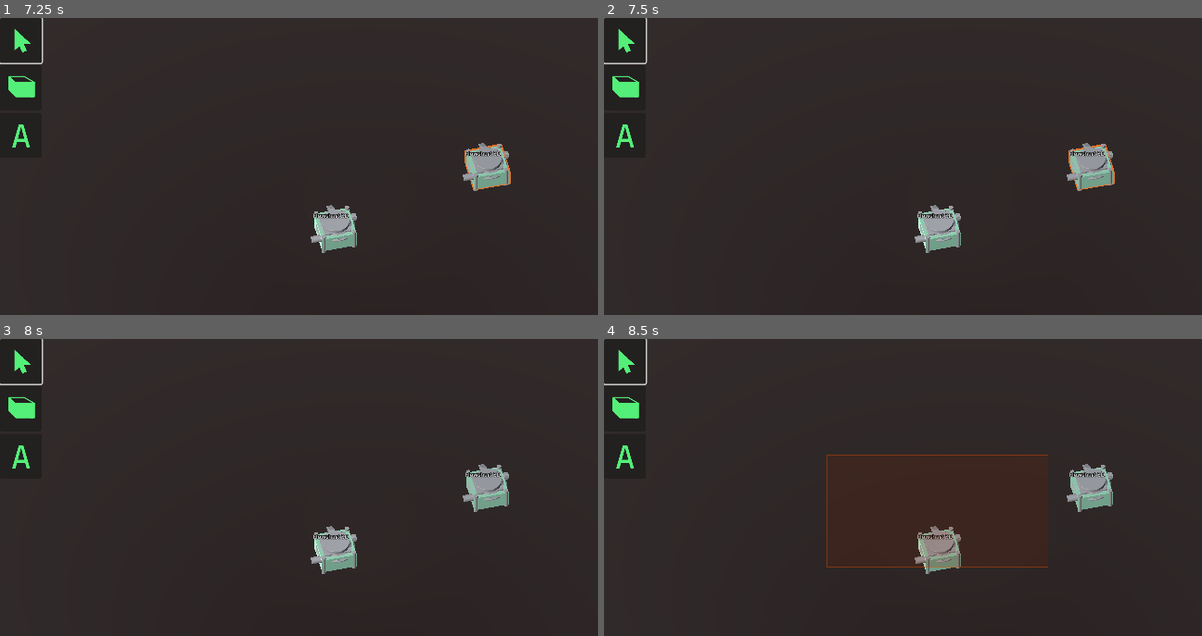
Above: before the commit, frames 1-4 (two rows, left to right).
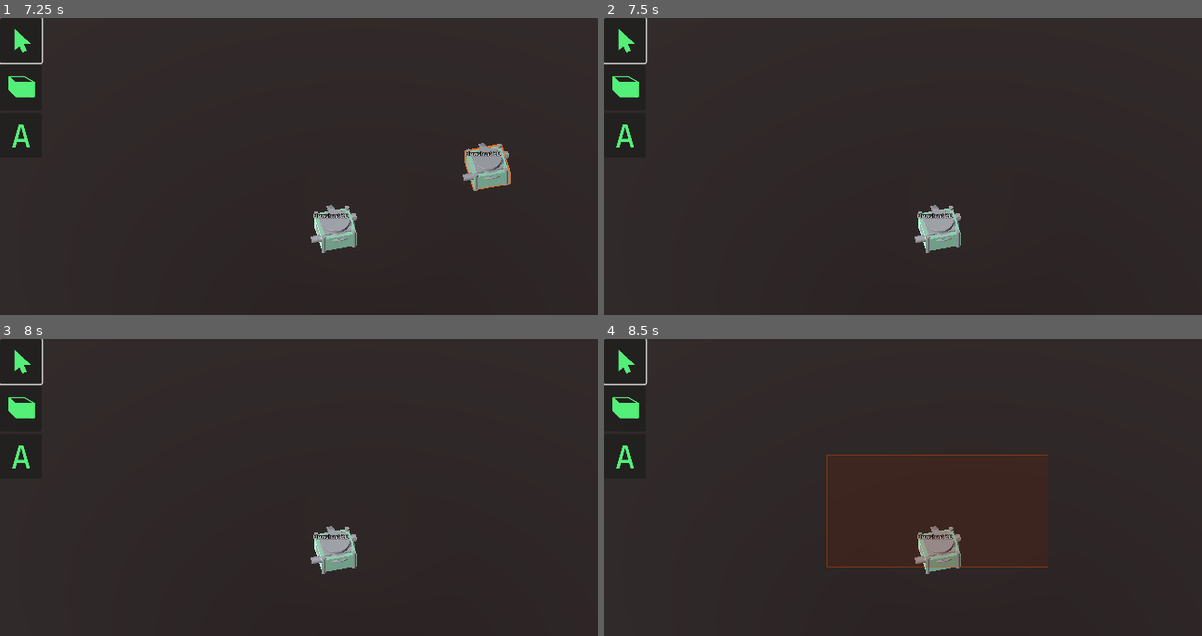
Above: after the commit, the same moments.

Repository: PranjalMaithani/flowchart-3d
Game: Godot game, scene res://Scenes/flowchart_scene.tscn
The game is run twice, just before and just after one commit, with the same random seed, the same clock (stepped at 60 frames per second) and the same inputs.
Inputs (mouse positions are in pixels of both pictures, inside the frame that each line leads up to):
- Up to frame 1 (7.25 s): click (17, 41) at 0.52 s; click (17, 41) at 1.27 s; click (17, 41) at 2.02 s; tap Enter at 2.75, 4.25, 6.5 s; move the mouse to (334, 309) at 2.77 s; tap Delete at 2.85, 4.55, 6.05 s; click (334, 309) at 2.92 s; tap Space at 3.5, 5 s; drag from (592, 288) to (334, 309) at 3.52 s; move the mouse to (149, 163) at 4.27 s; tap Middle mouse button (mouse3) at 4.35 s; click (149, 163) at 4.42 s; drag from (406, 225) to (149, 163) at 5.02 s; move the mouse to (257, 121) at 5.77 s; tap T at 5.85 s; click (257, 121) at 5.92 s; drag from (532, 205) to (257, 121) at 6.52 s
- Up to frame 2 (7.5 s): move the mouse to (825, 246) at 7.27 s; tap Delete at 7.35 s; click (825, 246) at 7.42 s
- Up to frame 3 (8 s): no input
- Up to frame 4 (8.5 s): tap Space at 8 s; drag from (1046, 454) to (825, 567) at 8.02 s

Frame 1 is identical in both runs. In frame 2, 1.0% of the frame differs, in the area x 77-86%, y 42-59%; in frame 3, 0.9%; in frame 4, 0.9%.

Commit message:
delete container hotkey

Diff:
--- /dev/null
+++ b/Components/AppManager.tscn
@@ -0,0 +1,10 @@
+[gd_scene load_steps=3 format=3 uid="uid://b338qhshxv8rp"]
+
+[ext_resource type="Script" path="res://src/AppManager/app_manager.gd" id="1_cecuk"]
+[ext_resource type="Script" path="res://src/AppManager/hotkeys.gd" id="2_tfkyb"]
+
+[node name="AppManager" type="Node"]
+script = ExtResource("1_cecuk")
+
+[node name="Node" type="Node" parent="."]
+script = ExtResource("2_tfkyb")
--- a/Components/GameManager.tscn
+++ /dev/null
@@ -1,6 +0,0 @@
-[gd_scene load_steps=2 format=3 uid="uid://b338qhshxv8rp"]
-
-[ext_resource type="Script" path="res://src/AppManager/app_manager.gd" id="1_cecuk"]
-
-[node name="GameManager" type="Node"]
-script = ExtResource("1_cecuk")
--- a/Scenes/flowchart_scene.tscn
+++ b/Scenes/flowchart_scene.tscn
@@ -2,7 +2,7 @@
 
 [ext_resource type="Material" uid="uid://c57ycd54txcqv" path="res://Materials/floor_dark.tres" id="1_jwrac"]
 [ext_resource type="PackedScene" uid="uid://pwytv1htyylm" path="res://Components/ContainerBox/ContainerBox.tscn" id="1_nv32g"]
-[ext_resource type="PackedScene" uid="uid://b338qhshxv8rp" path="res://Components/GameManager.tscn" id="2_6gx0o"]
+[ext_resource type="PackedScene" uid="uid://b338qhshxv8rp" path="res://Components/AppManager.tscn" id="2_6gx0o"]
 [ext_resource type="PackedScene" uid="uid://vu8lwtm68c6t" path="res://Components/Camera/AppCamera.tscn" id="2_m4467"]
 [ext_resource type="PackedScene" uid="uid://d351kt1s5h16o" path="res://Components/HUD/HUD.tscn" id="5_q4b8n"]
 
--- a/src/AppManager/app_state.gd
+++ b/src/AppManager/app_state.gd
@@ -20,12 +20,25 @@
         if(selected_object.has_method("select")):
             selected_object.select()
 
+func get_has_objects_selected():
+    return selected_objects.size() > 0
+
 func deslect_all_objects():
     on_deselect_objects.emit()
     selected_objects = []
 
+func delete_selection():
+    if(!get_has_objects_selected()):
+        return
+    for object in selected_objects:
+        if("SELECTION_FUNCTIONS" in object && object.SELECTION_FUNCTIONS.has(Constants.SELECTION_FUNCTIONS.DELETE)):
+            var delete_method: Callable = object.SELECTION_FUNCTIONS.DELETE
+            delete_method.call()
+        object.queue_free()
+    selected_objects = [] as Array[Node3D]
+
 func execute_selection(class_type, method: StringName, properties):
-    if(selected_objects.size() < 1):
+    if(!get_has_objects_selected()):
         return
     for object in selected_objects:
         if(is_instance_of(object, class_type) && "SELECTION_FUNCTIONS" in object && object.SELECTION_FUNCTIONS.has(method)):
@@ -37,3 +50,8 @@
 
 func check_object_in_selection(object):
     return selected_objects.has(object)
+
+func delete_object(object: Node3D):
+    var object_index = selected_objects.find(object)
+    selected_objects.remove_at(object_index)
+    object.queue_free()
--- a/src/AppManager/constants.gd
+++ b/src/AppManager/constants.gd
@@ -10,5 +10,6 @@
     "GRAB": "GRAB",
     "GRAB_STOP": "GRAB_STOP",
     "RESIZE": "RESIZE",
-    "RESIZE_STOP": "RESIZE_STOP"
+    "RESIZE_STOP": "RESIZE_STOP",
+    "DELETE": "DELETE"
 }
--- /dev/null
+++ b/src/AppManager/hotkeys.gd
@@ -0,0 +1,18 @@
+extends Node
+
+var app_manager: AppManager
+var app_state: AppState
+
+func _ready():
+    #TODO: remove dependency from flowchart_scene node
+    app_manager = get_node("/root/flowchart_scene/AppManager") as AppManager
+    app_state = app_manager.state
+
+func handle_delete_key():
+    app_state.delete_selection()
+
+func _input(event):
+    if(!event is InputEventKey || !event.is_pressed()):
+        return
+    if(event.keycode == KEY_DELETE):
+        handle_delete_key()
--- a/src/container/connect_in.gd
+++ b/src/container/connect_in.gd
@@ -17,9 +17,15 @@
     parent_container = get_parent_node_3d()
     position_updater.initialize_position(self)
     parent_container.on_container_changed.connect(update_position)
+    parent_container.on_container_deleted.connect(remove_connection)
 
 func set_connection(value: ConnectOut):
     connected_node = value
+
+func remove_connection():
+    if(connected_node == null):
+        return
+    connected_node.remove_connection()
 
 func update_connected_node():
     if(connected_node == null):
--- a/src/container/connect_out.gd
+++ b/src/container/connect_out.gd
@@ -15,10 +15,8 @@
 @onready var app_manager: AppManager = get_node("/root/flowchart_scene/AppManager") as AppManager
 var parent_container: ContainerBox
 
-var connected_plug: ConnectIn
-
 func check_snap_curve():
-    if(snap_area.snapped_object):
+    if(snap_area.snapped_object != null):
         var snap_position = snap_area.snapped_object.global_position
         draw_curve.set_endpoint(Vector3(snap_position.x, position.y, snap_position.z))
         snap_area.snapped_object.set_connection(self)
@@ -57,3 +55,8 @@
     if(snap_area.snapped_object != null):
         snap_area.lock()
     snap_area.position = Vector3.ZERO
+
+func remove_connection():
+    snap_area.snapped_object = null
+    snap_area.unlock()
+    draw_curve.disable_curve()
--- a/src/container/container_box.gd
+++ b/src/container/container_box.gd
@@ -2,6 +2,8 @@
 const GrabPoint = preload('./grab_point.gd')
 
 signal on_container_changed(caller)
+signal on_container_deleted
+
 @onready var container_mesh = %ContainerMesh
 @onready var outline_mesh: MeshInstance3D = %OutlineMesh
 @onready var mesh_scale = container_mesh.scale
@@ -17,6 +19,7 @@
     Constants.SELECTION_FUNCTIONS.GRAB_STOP: execute_grab_stop,
     Constants.SELECTION_FUNCTIONS.RESIZE: execute_resize,
     Constants.SELECTION_FUNCTIONS.RESIZE_STOP: execute_resize_stop,
+    Constants.SELECTION_FUNCTIONS.DELETE: execute_delete,
 }
 
 func _ready():
@@ -58,3 +61,6 @@
 
 func execute_resize_stop():
     resize_point.execute_on_stop_dragging()
+
+func execute_delete():
+    on_container_deleted.emit()
--- a/src/ui/snap_area.gd
+++ b/src/ui/snap_area.gd
@@ -18,6 +18,7 @@
 func lock():
     is_locked = true
 
+# locking incase some other object of type snap class passes over this area. In that case snap area shouldn't connect to this passing over snap class
 func exit_area(body: Node3D):
     if(is_locked):
         return
